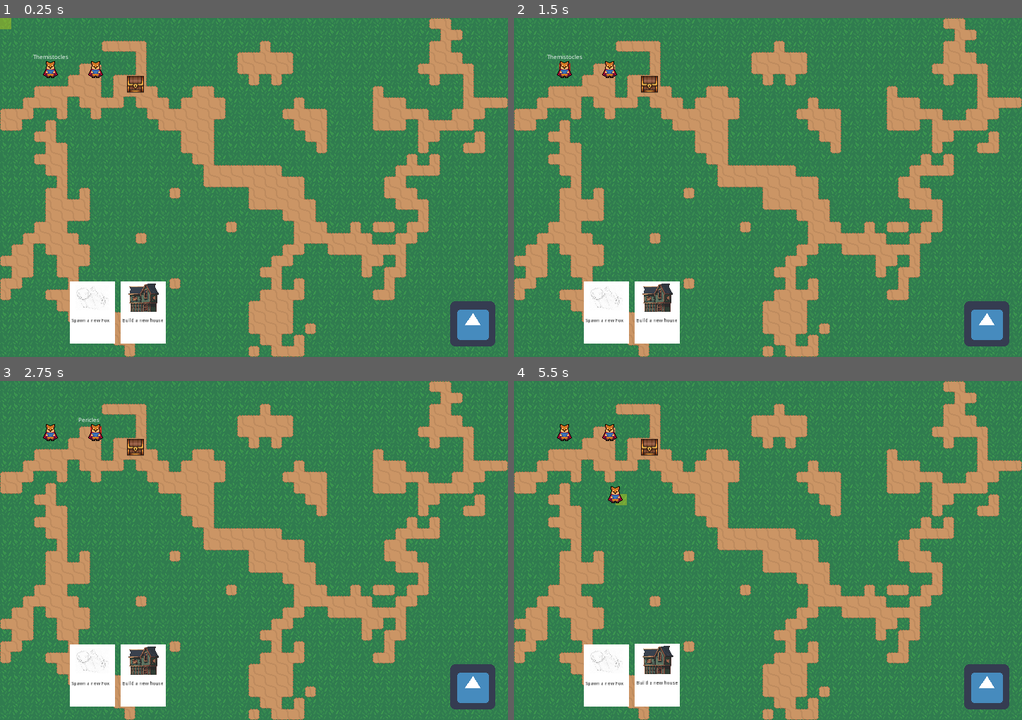
Above: before the commit, frames 1-4 (two rows, left to right).
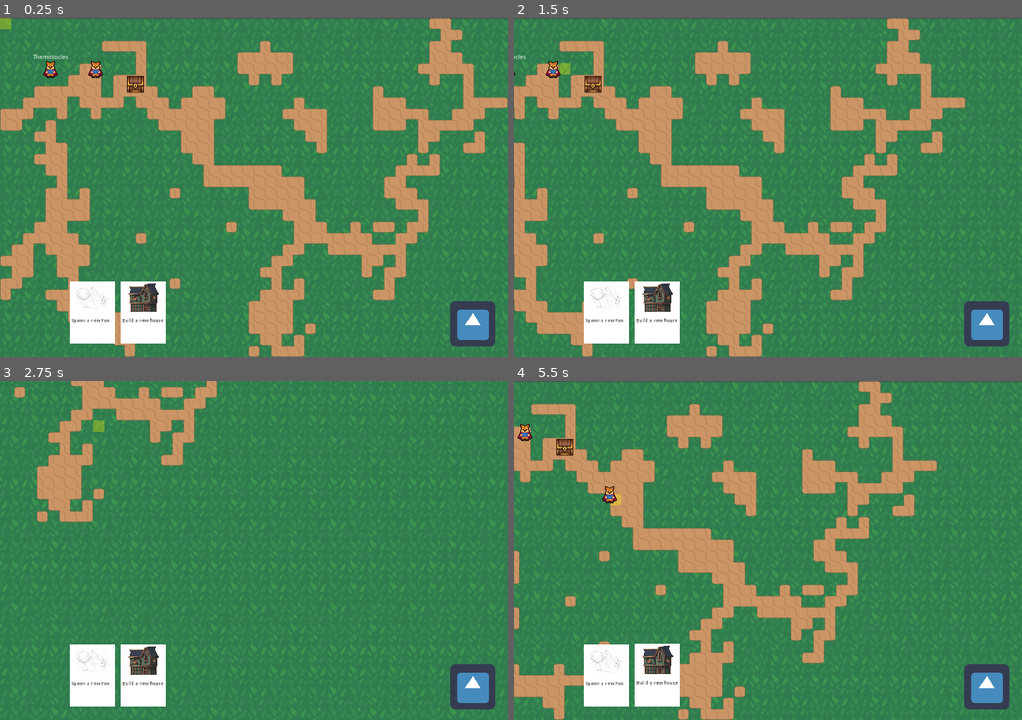
Above: after the commit, the same moments.

Repository: Multi-User-Domain/SimPolis
Game: Godot game, scene res://Main.tscn
Same seed, same stepped clock (60 frames per second), same inputs: the game is played once before the commit and once after it. The engine's default icon, where the game draws it, is replaced by a stand-in: a white triangle on a blue panel in a dark square.
Inputs (mouse positions are in pixels of both pictures, inside the frame that each line leads up to):
- Up to frame 1 (0.25 s): no input
- Up to frame 2 (1.5 s): click (986, 323) at 0.5 s; tap Enter at 1.25 s; move the mouse to (564, 72) at 1.27 s; hold Right (ui_right) from 1.28 s (still down); click (564, 72) at 1.42 s
- Up to frame 3 (2.75 s): move the mouse to (96, 435) at 2.02 s; release Right (ui_right) at 2.03 s; hold Down (ui_down) from 2.03 s (still down); click (96, 435) at 2.17 s
- Up to frame 4 (5.5 s): move the mouse to (605, 675) at 2.77 s; release Down (ui_down) at 2.78 s; hold Right (ui_right) 2.78-3.53 s; click (605, 675) at 2.92 s; move the mouse to (605, 675) at 3.52 s; hold Up (ui_up) 3.53-4.28 s; click (605, 675) at 3.67 s; move the mouse to (656, 675) at 4.27 s; hold Left (ui_left) from 4.28 s (still down); click (656, 675) at 4.42 s; move the mouse to (615, 499) at 5.02 s

The runs differ from the first frame. In frame 1, 5.1% of the frame differs, in the area x 0-100%, y 0-100%; in frame 2, 38%; in frame 3, 29%; in frame 4, 38%.

Commit message:
added Camera for scrolling map

Diff:
--- /dev/null
+++ b/CameraController.gd
@@ -0,0 +1,42 @@
+extends Node2D
+
+
+onready var game = get_tree().current_scene
+onready var camera = get_node("Camera2D")
+onready var centre_screen = get_viewport_rect().size * 0.5
+var limit_pos_left
+var limit_pos_right
+var limit_pos_top
+var limit_pos_bottom
+var speed = 400
+
+func init():
+	self.set_position(centre_screen)
+	self.limit_bottom = game.grid.map_to_world(Vector2(0, game.grid.grid_height)).y
+	self.limit_right = game.grid.map_to_world(Vector2(game.grid.grid_width, 0)).x
+
+	self.limit_pos_left = self.limit_left + centre_screen.x
+	self.limit_pos_right = self.limit_right - centre_screen.x
+	self.limit_pos_top = self.limit_top + centre_screen.y
+	self.limit_pos_bottom = self.limit_bottom - centre_screen.y
+
+# Called every frame. 'delta' is the elapsed time since the previous frame.
+func _process(delta):
+	var velocity = Vector2()  # The player's movement vector.
+
+	if Input.is_action_pressed("ui_right"):
+		velocity.x += 1
+	if Input.is_action_pressed("ui_left"):
+		velocity.x -= 1
+	if Input.is_action_pressed("ui_down"):
+		velocity.y += 1
+	if Input.is_action_pressed("ui_up"):
+		velocity.y -= 1
+
+	if velocity.length() > 0:
+		velocity = velocity.normalized() * speed
+
+	# Clamping a value means restricting it to a given range
+	position += velocity * delta
+	position.x = clamp(position.x, self.limit_pos_left, self.limit_pos_right)
+	position.y = clamp(position.y, self.limit_pos_top, self.limit_pos_bottom)
--- a/Main.gd
+++ b/Main.gd
@@ -2,6 +2,7 @@
 
 onready var place_item_prompt = get_node("ItemPlacePrompt")
 onready var grid = get_node("Grid")
+onready var camera = get_node("Camera")
 var selected_character: Character
 var selected_card: Node2D
 
@@ -9,6 +10,8 @@
 var mouse_hovering_over_card: Node2D = null
 
 func _ready():
+	camera.init()
+
 	grid.place_in_cell($Themistocles, Vector2(4,4))
 	grid.place_in_cell($Pericles, Vector2(8,4))
 	grid.place_in_cell($Treasure, Vector2(12, 6))
--- a/Main.tscn
+++ b/Main.tscn
@@ -12,6 +12,7 @@
 [ext_resource path="res://objects/cards/Card.tscn" type="PackedScene" id=10]
 [ext_resource path="res://assets/objects/card/birth.png" type="Texture" id=11]
 [ext_resource path="res://assets/objects/buildings/house_1.png" type="Texture" id=12]
+[ext_resource path="res://CameraController.gd" type="Script" id=13]
 
 [sub_resource type="TileSet" id=1]
 0/name = "DirtTileset.png 0"
@@ -52,10 +53,11 @@
 script = ExtResource( 1 )
 
 [node name="Background" type="Sprite" parent="."]
-position = Vector2( 360, 240 )
+position = Vector2( 1269, 890 )
+scale = Vector2( 1.7625, 1.85208 )
 texture = ExtResource( 2 )
 region_enabled = true
-region_rect = Rect2( 0, 0, 720, 480 )
+region_rect = Rect2( 0, 0, 1440, 960 )
 
 [node name="Grid" type="TileMap" parent="."]
 tile_set = SubResource( 1 )
@@ -63,8 +65,8 @@
 format = 1
 tile_data = PoolIntArray( 38, 0, 196608, 39, 0, 7, 65575, 0, 262148, 65576, 0, 196610, 131081, 0, 196608, 131082, 0, 19 …(5687 unchanged characters)…
 script = ExtResource( 4 )
-grid_width = 45
-grid_height = 30
+grid_width = 90
+grid_height = 60
 
 [node name="TileHighlight" type="ColorRect" parent="."]
 margin_right = 16.0
@@ -119,4 +121,10 @@
 description = "Build a new house"
 texture = ExtResource( 12 )
 
+[node name="Camera" type="Camera2D" parent="."]
+current = true
+limit_left = 0
+limit_top = 0
+script = ExtResource( 13 )
+
 [connection signal="pressed" from="HUD/ShowDeckButton" to="HUD" method="_on_TextureButton_pressed"]
Not shown: 1 places in Main.tscn that only renumber resources
